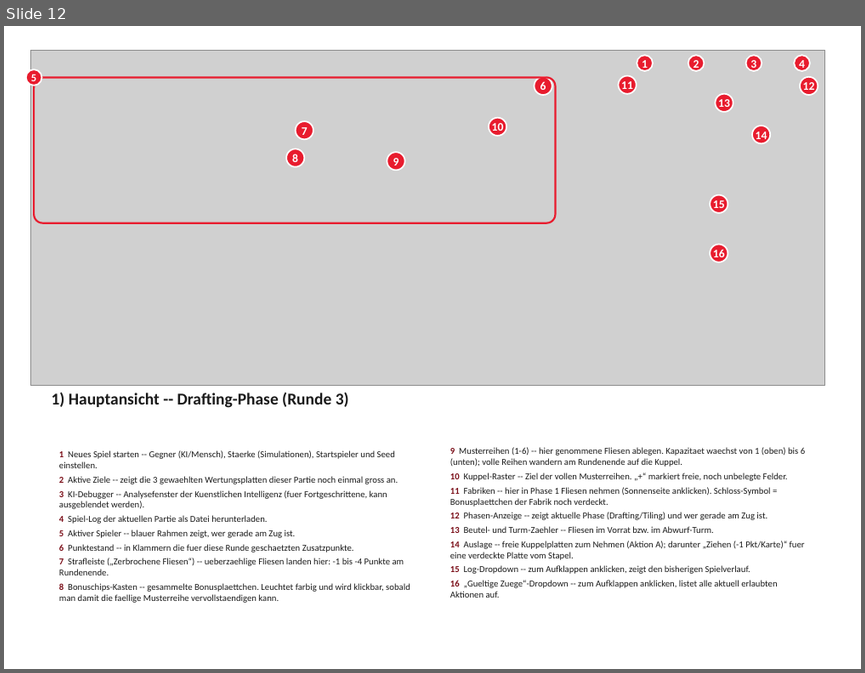
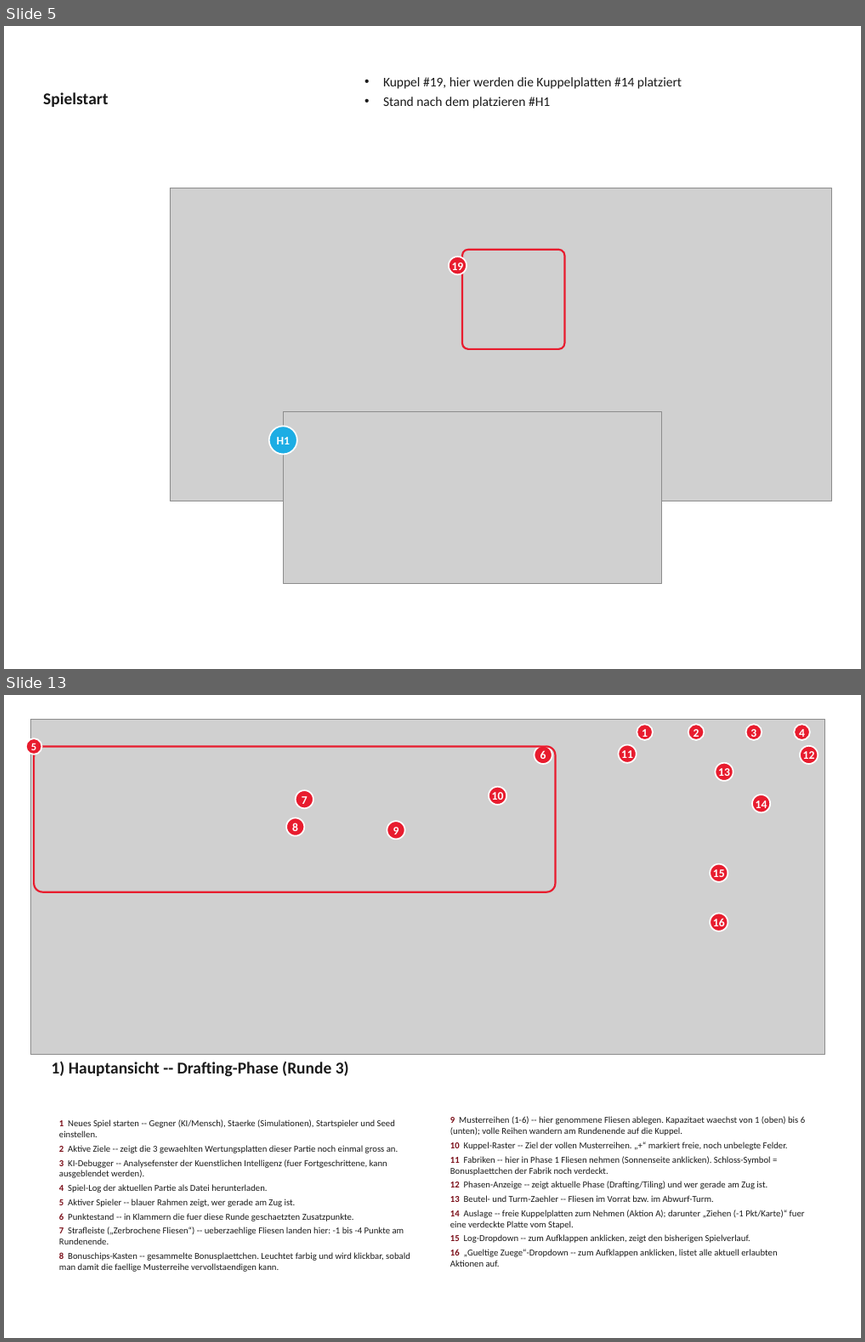
Before and after one commit to artfox1985/mosaic-AI, a slide deck: docs/game_manual_GUI.pptx. Shown one above the other, each under a label of ours: slide 12 before the commit, slides 5 and 13 after it; the slides between them are not shown. The pictures are 865x673 and 865x1342 pixels, drawn with LibreOffice and Linux fonts; fonts in the diff are those of the drawing; grey boxes stand for pictures. Boxes give left, top, right and bottom in pixels: in the first picture for what was removed or moved away, otherwise in the second. Text is boxed around its words. In the diff, an @@ line names an element or a change of style, - is before the commit and + after.

```diff
--- a/docs/game_manual_GUI.pptx
+++ b/docs/game_manual_GUI.pptx
@@ slide 5 added at <box>4,26,861,669</box>, background #FFFFFF @@
@@ text added at <box>43,92,108,107</box>, 20 pt, text #1A1A1A, bold @@
+Spielstart
@@ text added at <box>383,77,681,108</box>, 16 pt, text #1A1A1A @@
+• Kuppel #19, hier werden die Kuppelplatten #14 platziert
+• Stand nach dem platzieren #H1
@@ picture added at <box>170,188,831,501</box> @@
@@ rounded rectangle added at <box>462,250,564,349</box>, outline #E81C2E 2.25 pt @@
@@ ellipse added at <box>449,256,466,274</box>, fill #E81C2E, outline #FFFFFF 1.75 pt, 14 pt, text #FFFFFF, bold @@
+19
@@ ellipse added at <box>269,426,297,454</box>, fill #1CADE4, outline #FFFFFF 1.75 pt, 14 pt, text #FFFFFF, bold @@
+H1
@@ picture added at <box>284,412,662,584</box> @@
@@ what was slide 12 is now slide 13 @@
```
Also in this commit, not shown: 8 slides changed, 2 other slides added, 1 slide removed, 7 other files.
